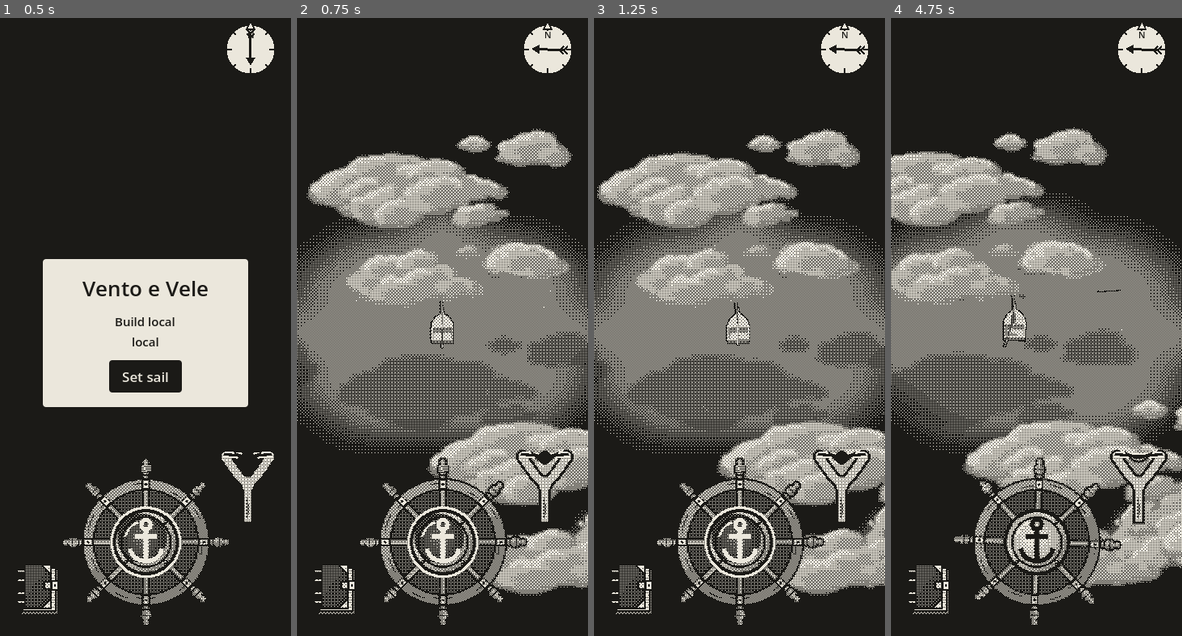
Above: before the commit, frames 1-4 (left to right).
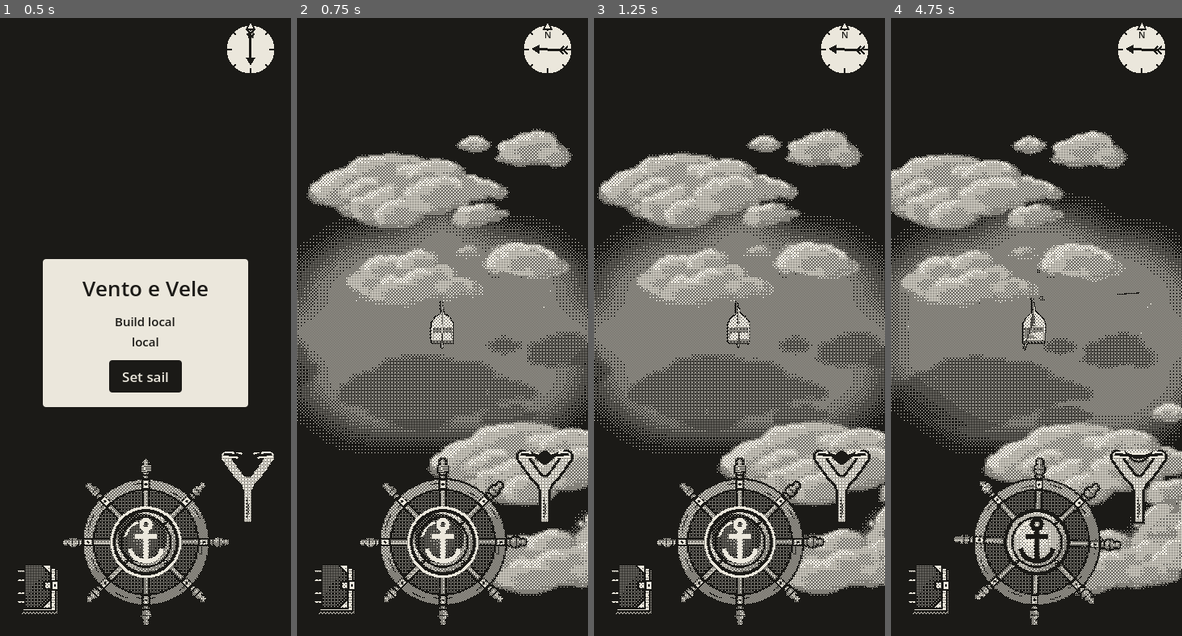
Above: after the commit, the same moments.

Repository: EnricoLabarile/Sail
Game: Godot game, scene res://Assets/Scenes/Overworld.tscn
Same seed, same stepped clock (60 frames per second), same inputs: the game is played once before the commit and once after it.
Inputs (mouse positions are in pixels of both pictures, inside the frame that each line leads up to):
- Up to frame 1 (0.5 s): no input
- Up to frame 2 (0.75 s): click "Set sail" at 0.5 s
- Up to frame 3 (1.25 s): no input
- Up to frame 4 (4.75 s): tap Enter (ui_accept) at 1.25, 1.52, 4.52 s; move the mouse to (1100, 302) at 1.27 s; hold Right (ui_right) 1.28-2 s; click (1100, 302) at 1.42 s; drag from (978, 364) to (1021, 462) at 2.02 s; move the mouse to (1065, 191) at 2.77 s; hold Right (ui_right) 2.78-3.5 s; drag from (1021, 462) to (949, 234) at 3.52 s; move the mouse to (1123, 432) at 4.27 s; hold Left (ui_left) from 4.28 s (still down)

Frame 1 is identical in both runs. In frame 2, less than 0.1% of the frame differs, in the area x 1-100%, y 19-87%; in frame 3, 0.3%; in frame 4, 6.3%, in the area x 0-100%, y 17-94%.

Commit message:
Camera: no dead zone; it looks ahead of the bow more the faster she goes (camera_lead, camera_lead_min_speed)
Co-Authored-By: Claude Opus 5.5 <noreply@anthropic.com>
Claude-Session: https://claude.ai/code/session_0154zeqDuhZHz7ZXLE21BuMs

Diff:
--- a/Assets/Boat/boat.gd
+++ b/Assets/Boat/boat.gd
@@ -16,9 +16,9 @@
 # near the bottom of the screen don't end up behind the camera's near plane and get cut off.
 @export var camera_distance := 100.0
 # The camera follows her loosely, with a dead zone in the middle (the screen is 40 m wide).
-@export var camera_dead_zone := 6     # metres she can move before the camera follows (0 = always follow)
-@export var camera_follow_speed := 3.0  # how quickly the camera gets ahead of her once she's out (higher = quicker)
-@export var camera_lead := 5.0          # metres ahead of her bow the camera goes to look (keep it under the dead zone)
+@export var camera_lead := 8.0          # metres ahead of her bow the camera looks at her top speed
+@export var camera_lead_min_speed := 1.0  # m/s she must reach before the camera starts looking ahead
+@export var camera_follow_speed := 3.0  # how quickly the camera slides to its place (higher = quicker)
 @export var sail_fill_rate := 2   # how quickly the sail fills or empties (higher = quicker)
 @export var boom_max_deg := 90    # the furthest the sail swings out from the boat's middle line, either side
 
@@ -96,8 +96,7 @@
 var pitch := 0.0            # the bow's angle now (radians, + = up), and how quickly it's changing
 var pitch_velocity := 0.0
 var anchor_point := Vector3.ZERO   # where the anchor lies on the bottom (set when it's dropped)
-var camera_focus := Vector3.ZERO   # the point on the water the camera looks at (it runs ahead of her)
-var camera_moving := false         # true while the camera is on its way to its place ahead of her
+var camera_focus := Vector3.ZERO   # the point on the water the camera looks at (ahead of her, more the faster she goes)
 var model_height := 0.0      # Model's height as placed in the editor (read at start): she bobs round it
 var furl := 1.0             # 0 = sail spread, 1 = gathered up on the boom (she starts at anchor: gathered up)
 
@@ -455,25 +454,16 @@
 	camera.global_rotation = Vector3(-(PI / 2.0 - t), 0.0, 0.0)
 
 
-## The camera runs ahead of her (Enrico): while she stays inside the dead zone round the camera's point, the camera
-## doesn't move. Once she goes past its edge, the camera sets off toward a spot camera_lead metres ahead of her
-## bow, quicker than she sails, and keeps going there as long as she moves; when she stops it settles, with her a
-## little behind the middle of the screen, inside the dead zone again.
+## The camera looks ahead of her (Enrico): the faster she goes, the further ahead of her bow it looks, so you
+## see what's coming. Below camera_lead_min_speed it looks right at her; from there up to her top speed the look
+## ahead grows to camera_lead metres. The camera slides there smoothly (a lerp), so it never jumps.
 func follow_camera(dt: float) -> void:
-	var off := global_position - camera_focus   # from the camera's point to her
-	off.y = 0.0
-	# 1. Out of the dead zone: the camera sets off.
-	if off.length() > camera_dead_zone:
-		camera_moving = true
-	if not camera_moving:
-		return
-	# 2. Where it's going: ahead of her bow, the way she points.
+	# 1. How far ahead: 0 below the threshold, growing to camera_lead at top speed.
+	var share := clampf((speed - camera_lead_min_speed) / (top_speed - camera_lead_min_speed), 0.0, 1.0)
+	# 2. Which way: the way she points, flat on the water.
 	var forward := -global_transform.basis.z
 	forward.y = 0.0
-	var goal := global_position + forward.normalized() * camera_lead
+	var goal := global_position + forward.normalized() * camera_lead * share
 	goal.y = global_position.y
-	# 3. It glides there (a share of the way each frame: quick when far, gentle when close).
+	# 3. The camera slides there: a share of the way each frame (quick when far, gentle when close).
 	camera_focus = camera_focus.lerp(goal, minf(1.0, camera_follow_speed * dt))
-	# 4. Arrived (she has stopped, or nearly): it rests until she leaves the dead zone again.
-	if camera_focus.distance_to(goal) < 0.3:
-		camera_moving = false
Not shown, changed: CLAUDE.md
